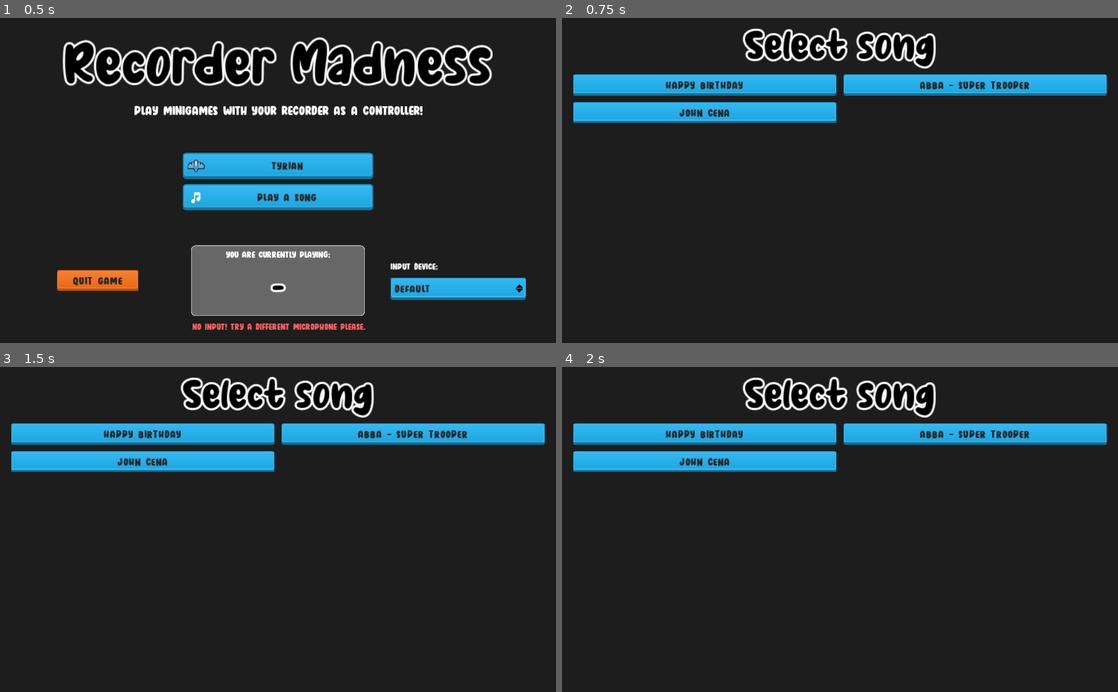
Above: before the commit, frames 1-4 (two rows, left to right).
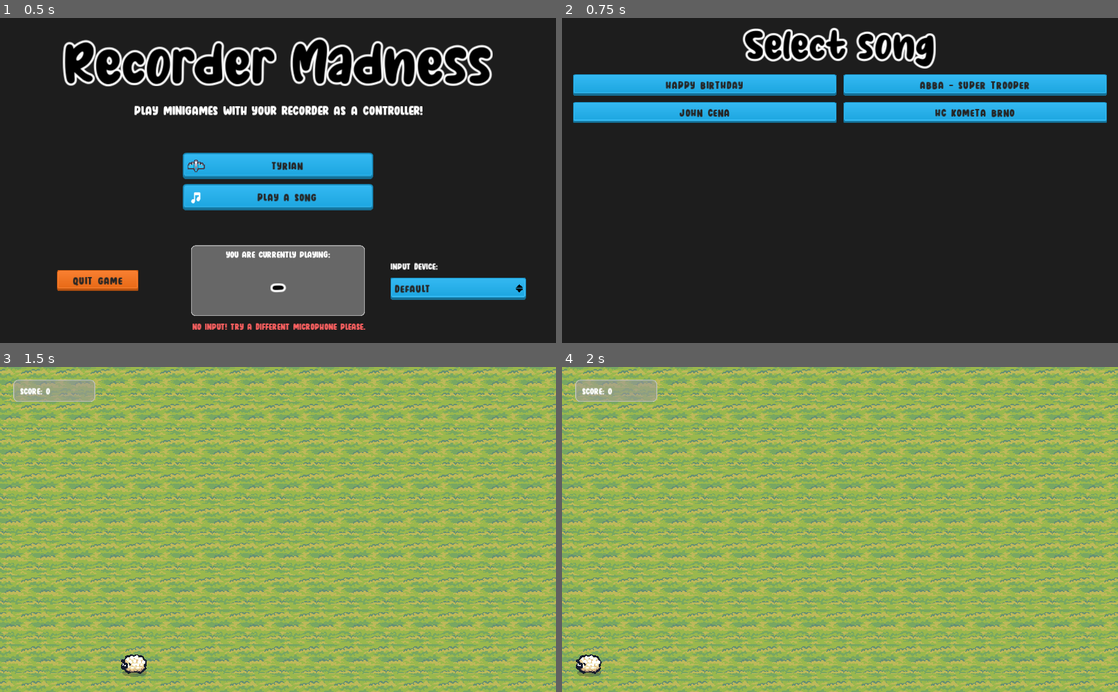
Above: after the commit, the same moments.

Repository: VojtaStruhar/recorder-madness
Game: Godot game, scene res://Minigames/Menus/MainMenu.tscn
Same seed, same stepped clock (60 frames per second), same inputs: the game is played once before the commit and once after it.
Inputs (mouse positions are in pixels of both pictures, inside the frame that each line leads up to):
- Up to frame 1 (0.5 s): no input
- Up to frame 2 (0.75 s): click "Play a song" at 0.5 s
- Up to frame 3 (1.5 s): click (411, 461) at 1.25 s, where only the run after the commit has a clickable "HC KOMETA BRNO"
- Up to frame 4 (2 s): no input

Frame 1 is identical in both runs. In frame 2, 2.9% of the frame differs, in the area x 50-98%, y 25-33%; in frame 3, 100%; in frame 4, 100%, in the area x 0-100%, y 0-100%.

Commit message:
Added HC Kometa song :)

Diff:
--- /dev/null
+++ b/Assets/Songs/Kometa_Brno.tres
@@ -0,0 +1,9 @@
+[gd_resource type="Resource" load_steps=2 format=2]
+
+[ext_resource path="res://Assets/Songs/SongResource.gd" type="Script" id=1]
+
+[resource]
+script = ExtResource( 1 )
+name = "Kometa Brno"
+bpm = 130.0
+notes = [ 35.0, 35.0, 36.0, 38.0, 38.0, 36.0, 35.0, 33.0, 31.0, 31.0, 33.0, 35.0, 35.0, 35.0, 33.0, 33.0, 35.0, 35.0, 36.0, 38.0, 38.0, 36.0, 35.0, 33.0, 31.0, 31.0, 33.0, 35.0, 33.0, 33.0, 31.0, 31.0, 33.0, 33.0, 35.0, 31.0, 33.0, 35.0, 35.0, 31.0, 33.0, 35.0, 35.0, 33.0, 31.0, 33.0, 26.0, 26.0, 35.0, 35.0, 36.0, 38.0, 38.0, 36.0, 35.0, 33.0, 31.0, 31.0, 33.0, 35.0, 33.0, 33.0, 31.0, 31.0, 31, 31 ]
--- a/Minigames/Menus/SongSelectionMenu.gd
+++ b/Minigames/Menus/SongSelectionMenu.gd
@@ -12,3 +12,6 @@
 
 func _on_JohnCena_pressed():
 	play_song("res://Assets/Songs/John_Cena_2.tres")
+
+func _on_KometaBrno_pressed():
+	play_song("res://Assets/Songs/Kometa_Brno.tres")
--- a/Minigames/Menus/SongSelectionMenu.tscn
+++ b/Minigames/Menus/SongSelectionMenu.tscn
@@ -66,6 +66,14 @@
 size_flags_horizontal = 3
 text = "John cena"
 
+[node name="KometaBrno" type="Button" parent="MarginContainer/VBoxContainer/GridContainer"]
+margin_left = 498.0
+margin_top = 51.0
+margin_right = 984.0
+margin_bottom = 90.0
+size_flags_horizontal = 3
+text = "HC KOMETA BRNO"
+
 [node name="FutureButton" type="Button" parent="MarginContainer/VBoxContainer/GridContainer"]
 visible = false
 margin_top = 51.0
@@ -77,3 +85,4 @@
 [connection signal="pressed" from="MarginContainer/VBoxContainer/GridContainer/HappyBday" to="." method="_on_HappyBday_pressed"]
 [connection signal="pressed" from="MarginContainer/VBoxContainer/GridContainer/SuperTrooper" to="." method="_on_SuperTrooper_pressed"]
 [connection signal="pressed" from="MarginContainer/VBoxContainer/GridContainer/JohnCena" to="." method="_on_JohnCena_pressed"]
+[connection signal="pressed" from="MarginContainer/VBoxContainer/GridContainer/KometaBrno" to="." method="_on_KometaBrno_pressed"]
--- a/Minigames/SongLevel/RecordingStudio.gd
+++ b/Minigames/SongLevel/RecordingStudio.gd
@@ -10,7 +10,7 @@
 onready var subtitle = $"%Subtitle"
 onready var timedLabel := $"%TimedLabel"
 onready var timeLeftLabel := $"%TimeLeftLabel"
-
+onready var metronomeLabel := $"%MetronomeLabel"
 
 var is_recording = false
 
@@ -68,9 +68,11 @@
 
 func _on_NoteTimer_timeout():
 	played_notes.append(round(fletnicka.current_note))
+	metronomeLabel.set_timed_text("( X )")
 
 
 func _on_StartTimer_timeout():
 	is_recording = true
 	note_timer.wait_time = 60 / bpm_input.value
+	metronomeLabel.wait_time = (60 / bpm_input.value) / 3
 	note_timer.start()
--- a/Minigames/SongLevel/RecordingStudio.tscn
+++ b/Minigames/SongLevel/RecordingStudio.tscn
@@ -106,6 +106,15 @@
 max_value = 180.0
 value = 110.0
 
+[node name="MetronomeLabel" parent="MarginContainer/VBoxContainer/HBoxContainer3" instance=ExtResource( 6 )]
+unique_name_in_owner = true
+margin_left = 232.0
+margin_top = 2.0
+margin_right = 240.0
+margin_bottom = 22.0
+custom_colors/font_color = Color( 1, 0, 0, 1 )
+text = "X"
+
 [node name="HBoxContainer5" type="HBoxContainer" parent="MarginContainer/VBoxContainer"]
 margin_top = 330.0
 margin_right = 984.0
--- a/Persistence/SaveData.tres
+++ b/Persistence/SaveData.tres
@@ -4,10 +4,11 @@
 
 [resource]
 script = ExtResource( 1 )
-microphone_choice = "Trust GXT 232 Microphone (94)"
+microphone_choice = "Trust GXT 232 Microphone (79)"
 highscore_tyrian = 8
 highscore_songs = {
 "Happy Birthday!": 50,
 "John Cena": 15,
+"Kometa Brno": 66,
 "Super Trooper": 147
 }
--- a/UIElements/TimedLabel.tscn
+++ b/UIElements/TimedLabel.tscn
@@ -8,9 +8,6 @@
 func set_timed_text(m_text: String):
 	self.text = m_text
 	$Timer.start(wait_time)
-
-
-
 
 func _on_Timer_timeout():
 	self.text = \"\"
